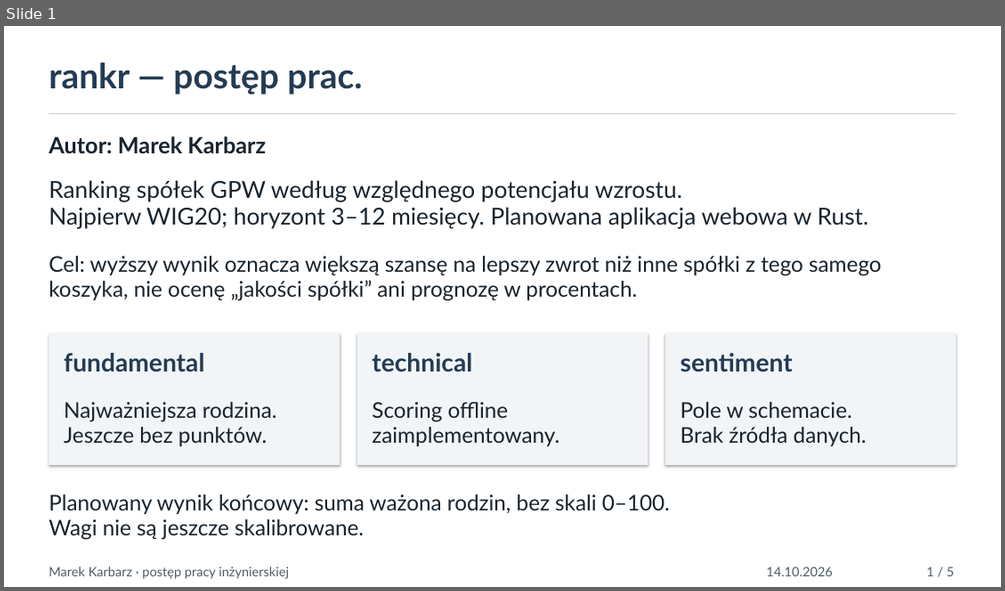
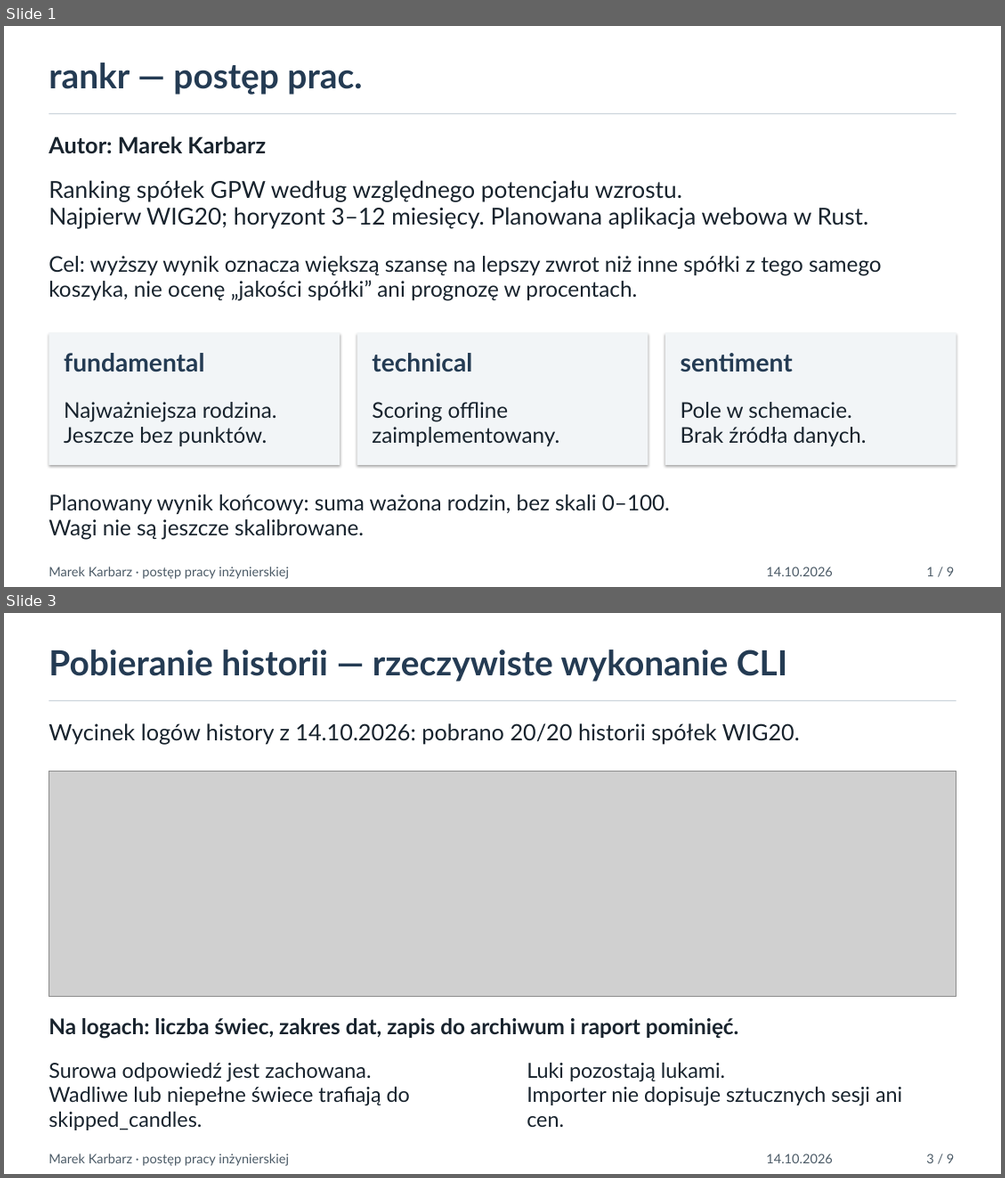
Before and after one commit to Xlerq/rankr, a slide deck: thesis/prezentacja_postep.pptx. Shown one above the other, each under a label of ours: slide 1 before the commit, slides 1 and 3 after it; the slides between them are not shown. The pictures are 1005x591 and 1005x1178 pixels, drawn with LibreOffice and Linux fonts; fonts in the diff are those of the drawing; grey boxes stand for pictures. Boxes give left, top, right and bottom in pixels: in the first picture for what was removed or moved away, otherwise in the second. Text is boxed around its words. In the diff, an @@ line names an element or a change of style, - is before the commit and + after.

Commit message:
Expand progress presentation with CLI screenshots

```diff
--- a/thesis/prezentacja_postep.pptx
+++ b/thesis/prezentacja_postep.pptx
@@ slide 3 added at box(4, 613, 1001, 1174), background #FFFFFF @@
@@ text added at box(48, 649, 787, 682), 40 pt, text #243B53, bold @@
+Pobieranie historii — rzeczywiste wykonanie CLI
@@ rectangle added at box(48, 700, 956, 701), fill #CDD5DC @@
@@ text added at box(48, 723, 800, 745), 26 pt, text #18232D @@
+Wycinek logów history z 14.10.2026: pobrano 20/20 historii spółek WIG20.
@@ picture added at box(48, 771, 956, 996) @@
@@ text added at box(48, 1018, 739, 1038), 25 pt, text #18232D, bold @@
+Na logach: liczba świec, zakres dat, zapis do archiwum i raport pominięć.
@@ text added at box(48, 1062, 410, 1130), 24 pt, text #18232D @@
+Surowa odpowiedź jest zachowana.
+Wadliwe lub niepełne świece trafiają do
+skipped_candles.
@@ text added at box(526, 1062, 902, 1127), 24 pt, text #18232D @@
+Luki pozostają lukami.
+Importer nie dopisuje sztucznych sesji ani
+cen.
@@ text added at box(48, 1153, 289, 1166), 15 pt, text #4C5B67 @@
+Marek Karbarz · postęp pracy inżynierskiej
@@ text added at box(766, 1153, 832, 1163), 15 pt, text #4C5B67 @@
+14.10.2026
@@ text added at box(926, 1153, 954, 1163), 15 pt, text #4C5B67 @@
+3 / 9
@@ slide 1 changed as well @@
@@ text at box(926, 566, 954, 576): text changed @@
-1 / 5
+1 / 9
```
Also in this commit, not shown: 3 other slides changed, 4 other slides added, 1 slide removed, 3 other files.
